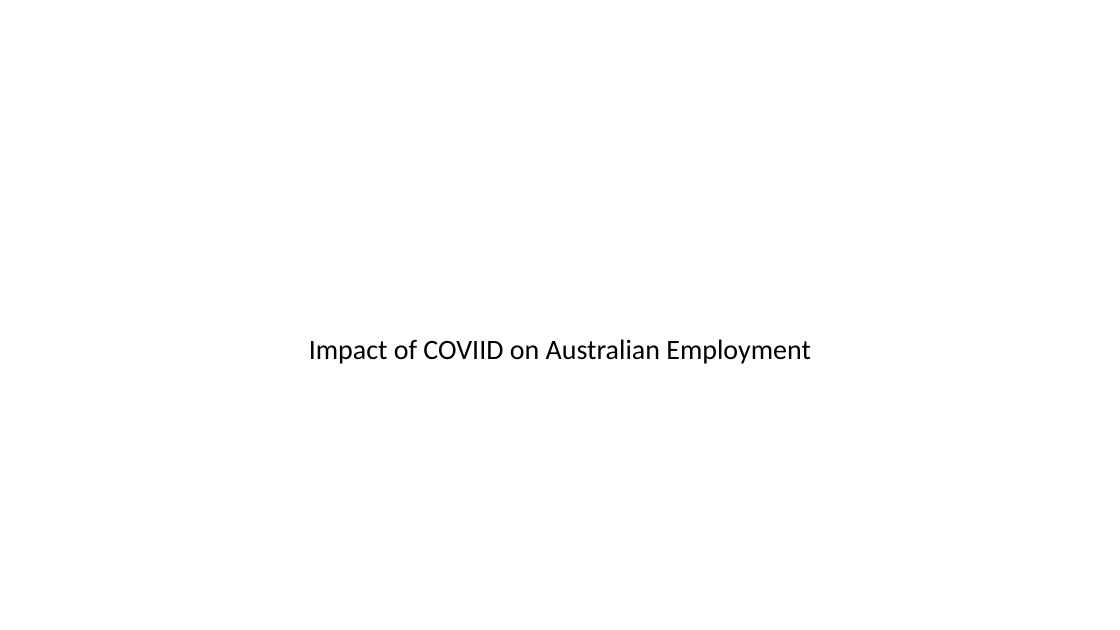
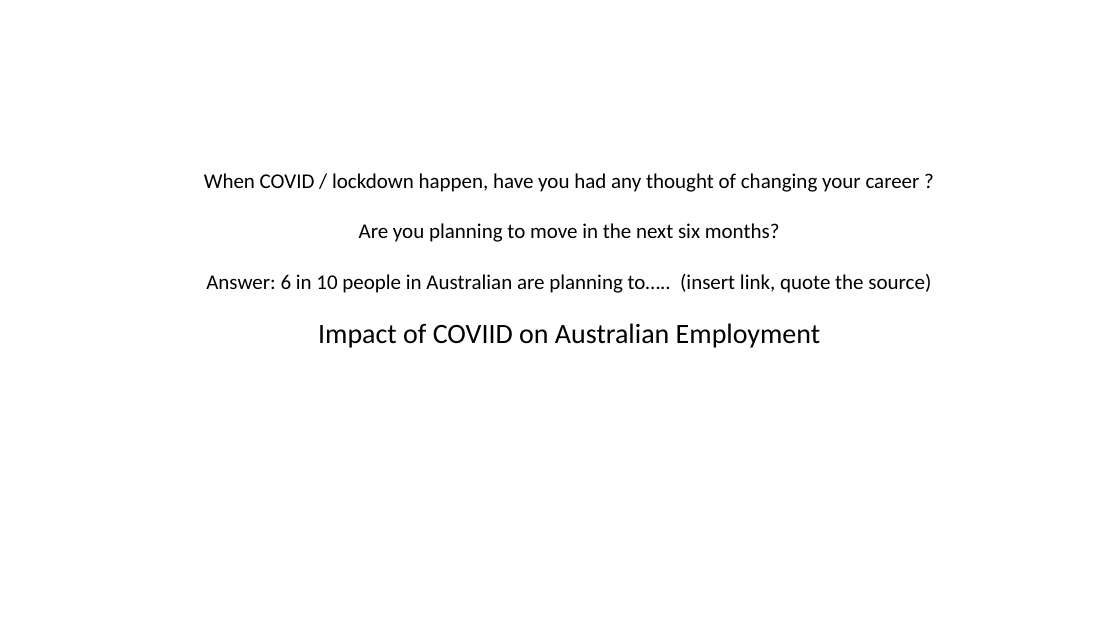
Before and after one commit to CarmenK2/GroupProject1, a slide deck: slide 1 of Presentation_ppt.pptx. Drawn at 1120x630 pixels with LibreOffice and Linux fonts; fonts in the diff are those of the drawing. Boxes give left, top, right and bottom in pixels: in the first picture for what was removed or moved away, otherwise in the second. Text is boxed around its words. In the diff, an @@ line names an element or a change of style, - is before the commit and + after.

```diff
--- a/Presentation_ppt.pptx
+++ b/Presentation_ppt.pptx
@@ text added at [204,173,931,293], 18 pt, text #000000 @@
+When COVID / lockdown happen, have you had any thought of changing your career ?
+Are you planning to move in the next six months?
+Answer: 6 in 10 people in Australian are planning to….. (insert link, quote the source)
@@ subtitle "Impact of COVIID on Australian ...": place and size @@
-subtitle "Impact of COVIID on Australian ..." at [309,339,811,364]
+subtitle "Impact of COVIID on Australian ..." at [318,323,821,348]
```
Also in this commit, not shown: 2 other slides changed, 8 slides added, 6 slides removed, 2 other files.
